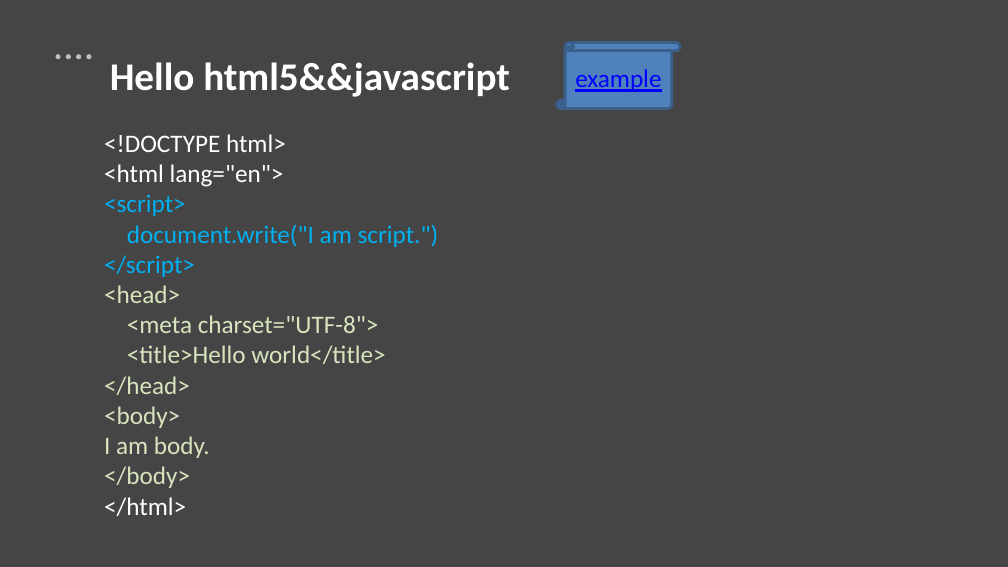
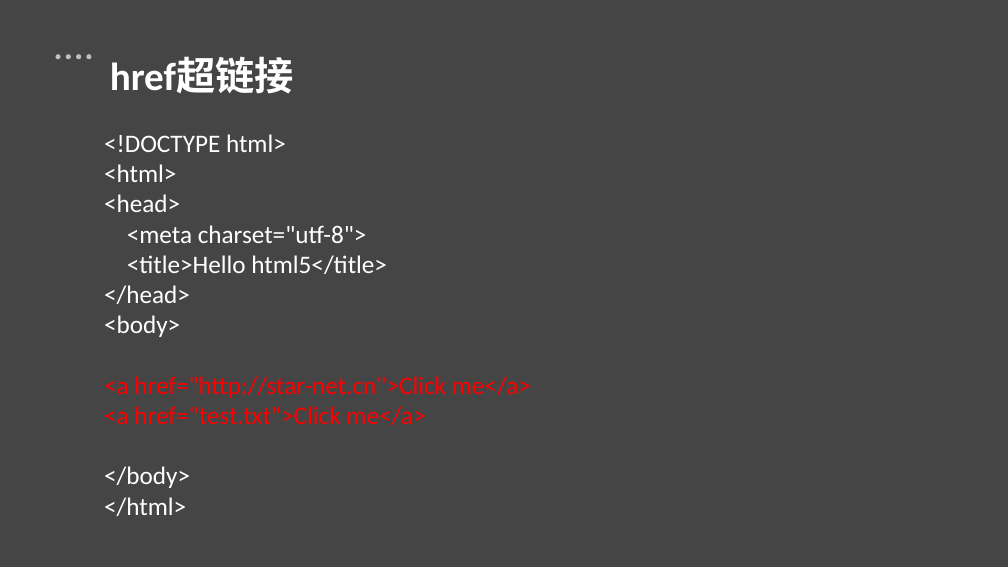
Before and after one commit to gerryhjs/htmljs, a slide deck: slide 4 of html&js课件/html&js.pptx. Drawn at 1008x567 pixels with LibreOffice and Linux fonts; fonts in the diff are those of the drawing. Boxes give left, top, right and bottom in pixels: in the first picture for what was removed or moved away, otherwise in the second. Text is boxed around its words. In the diff, an @@ line names an element or a change of style, - is before the commit and + after.

```diff
--- a/html&js课件/html&js.pptx
+++ b/html&js课件/html&js.pptx
@@ text at (x1=110, y1=58, x2=294, y2=94): text changed @@
-Hello html5&&javascript
+href超链接
@@ vertical scroll removed at (x1=557, y1=42, x2=680, y2=108) @@
-example
@@ text at (x1=104, y1=164, x2=176, y2=182): text changed; text colour #00B0F0 to #FFFFFF @@
-<html lang="en">
-<script>
-document.write("I am script.")
-</script>
+<html>
@@ text at (x1=104, y1=194, x2=190, y2=488): text colour #D7E4BD to #FFFFFF in "<head>", "</head>", "<body>", "</body>" @@
@@ text at (x1=127, y1=225, x2=387, y2=274): text changed; text colour #D7E4BD to #FFFFFF @@
-<meta charset="UTF-8">
-<title>Hello world</title>
+<meta charset="utf-8">
+<title>Hello html5</title>
@@ text at (x1=104, y1=376, x2=531, y2=425): text changed; text colour #D7E4BD to #FF0000 @@
-I am body.
+<a href="http://star-net.cn">Click me</a>
+<a href="test.txt">Click me</a>
```
Also in this commit, not shown: 4 other slides changed, 19 slides added, 30 other files.
